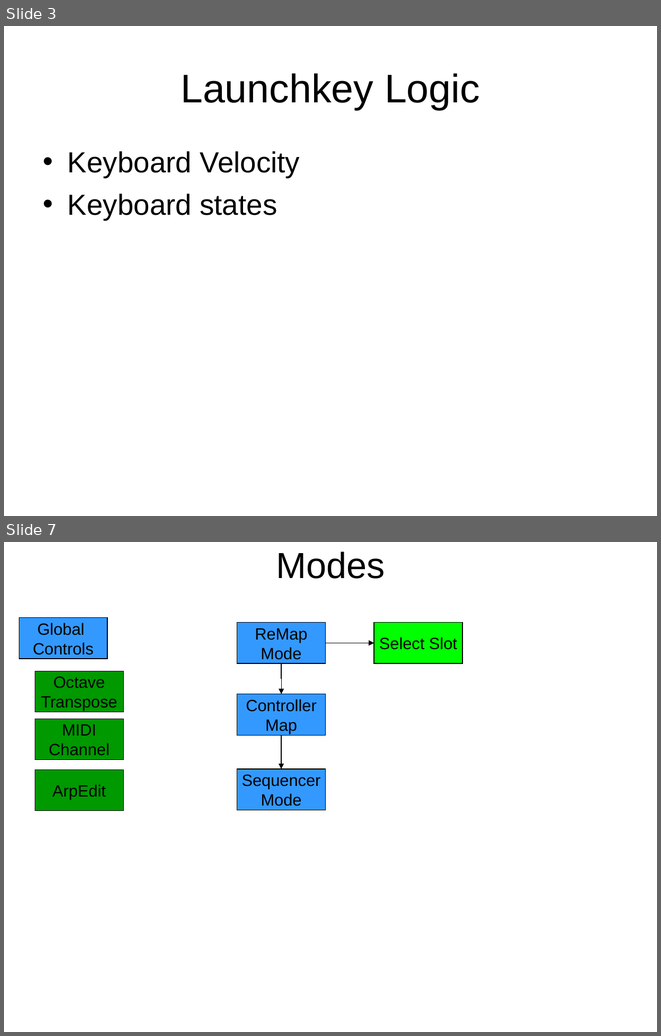
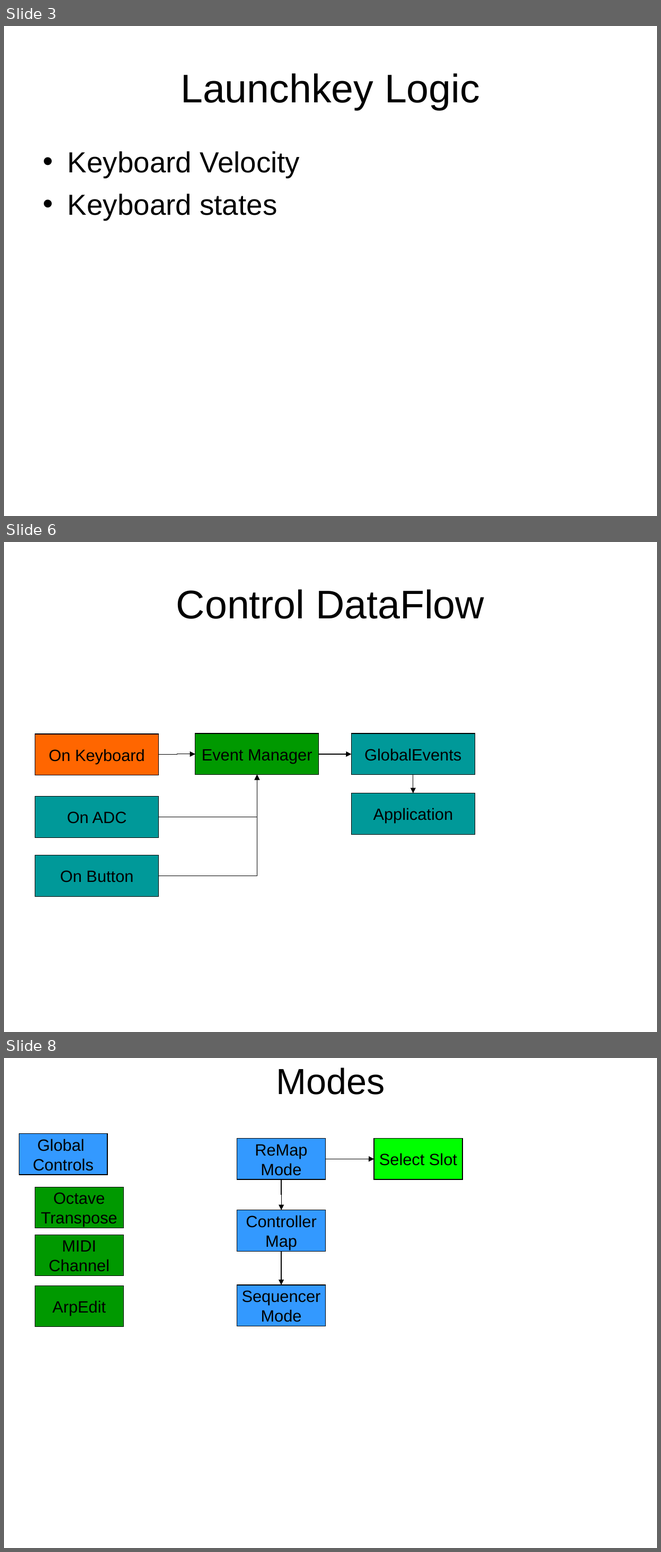
Before and after one commit to AdrianGin/pic-source, a slide deck: NovationLaunchkey/res/TechDiagram.ppt. Shown one above the other, each under a label of ours: slides 3 and 7 before the commit, slides 3, 6 and 8 after it; the slides between them are not shown. The pictures are 661x1036 and 661x1552 pixels, drawn with LibreOffice and Linux fonts; fonts in the diff are those of the drawing. Boxes give left, top, right and bottom in pixels: in the first picture for what was removed or moved away, otherwise in the second. Text is boxed around its words. In the diff, an @@ line names an element or a change of style, - is before the commit and + after.

Commit message:
Added EventManagers and updated TechDiagram

```diff
--- a/NovationLaunchkey/res/TechDiagram.ppt
+++ b/NovationLaunchkey/res/TechDiagram.ppt
@@ slide 6 added at [4,542,657,1032], background #FFFFFF @@
@@ title added at [176,589,484,619], 44 pt, text #000000 @@
+Control DataFlow
@@ rectangle added at [35,734,159,775], fill #FF6600, outline #000000 0.74 pt, 18 pt, text #000000 @@
+On Keyboard
@@ rectangle added at [195,733,319,775], fill #009900, outline #000000 0.74 pt, 18 pt, text #000000 @@
+Event Manager
@@ rectangle added at [351,733,475,775], fill #009999, outline #000000 0.74 pt, 18 pt, text #000000 @@
+GlobalEvents
@@ elbow arrow added from (159, 754) to (195, 754), #000000 0.74 pt @@
@@ elbow arrow added from (319, 754) to (351, 754), #000000 0.74 pt @@
@@ elbow arrow added from (159, 817) to (257, 775), #000000 0.74 pt @@
@@ elbow arrow added from (159, 876) to (257, 775), #000000 0.74 pt @@
@@ elbow arrow added from (413, 775) to (413, 793), #000000 0.74 pt @@
@@ rectangle added at [35,796,159,837], fill #009999, outline #000000 0.74 pt, 18 pt, text #000000 @@
+On ADC
@@ rectangle added at [351,793,475,835], fill #009999, outline #000000 0.74 pt, 18 pt, text #000000 @@
+Application
@@ rectangle added at [35,855,159,897], fill #009999, outline #000000 0.74 pt, 18 pt, text #000000 @@
+On Button
@@ what was slide 7 is now slide 8 @@
```
Also in this commit, not shown: 1 slide changed, 10 other files.
